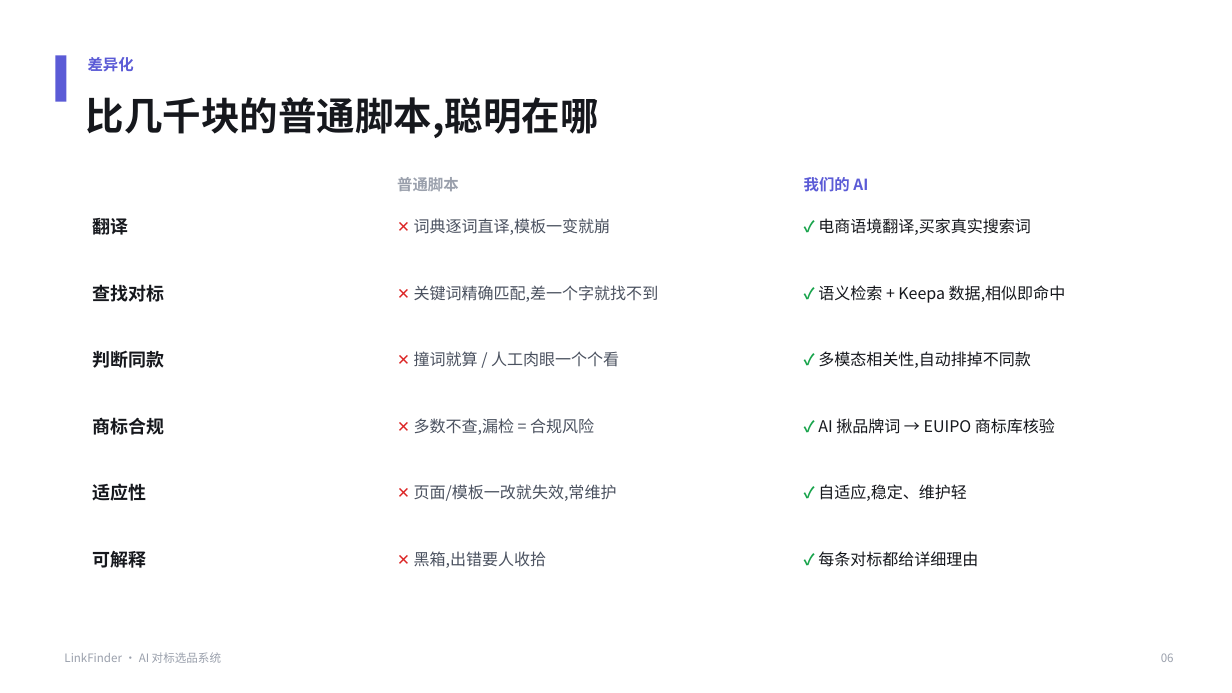
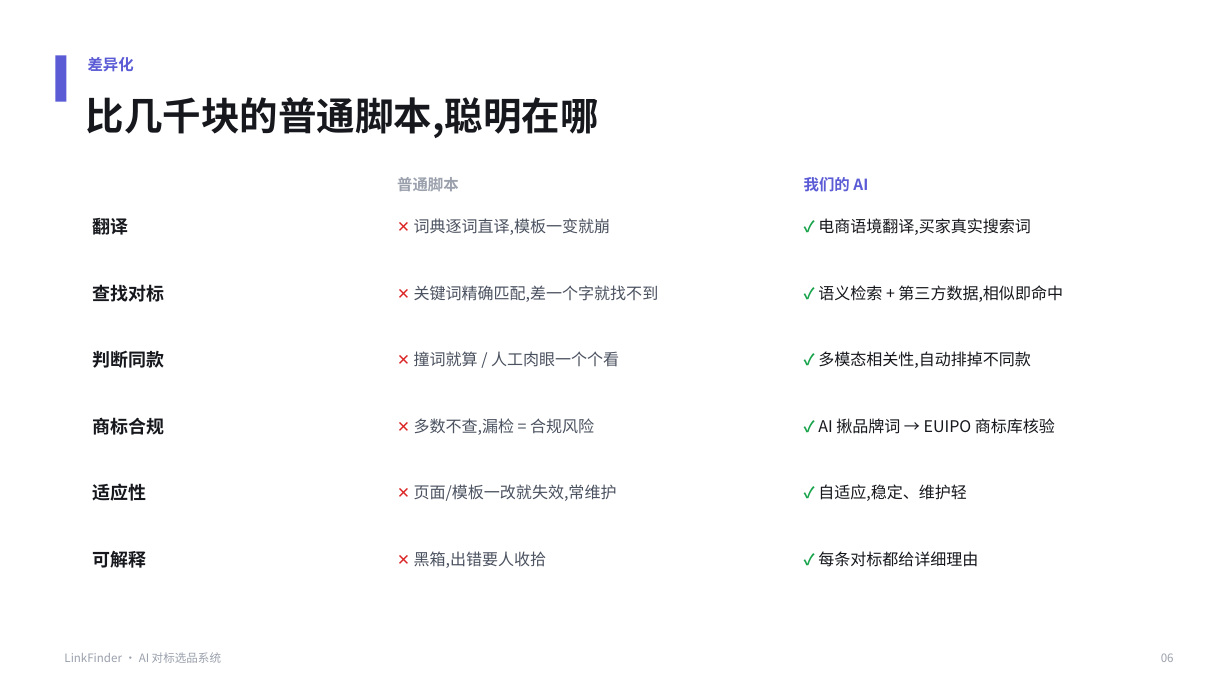
Before and after one commit to Rayyyyy1202/New_ENV, a slide deck: slide 6 of 销售PPT-Amazon对标选品系统.pptx. Drawn at 1232x693 pixels with LibreOffice and Linux fonts; fonts in the diff are those of the drawing. Boxes give left, top, right and bottom in pixels: in the first picture for what was removed or moved away, otherwise in the second. Text is boxed around its words. In the diff, an @@ line names an element or a change of style, - is before the commit and + after.

```diff
--- a/销售PPT-Amazon对标选品系统.pptx
+++ b/销售PPT-Amazon对标选品系统.pptx
@@ text at [818, 285, 1063, 302]: text changed @@
-✓ 语义检索 + Keepa 数据,相似即命中
+✓ 语义检索 + 第三方数据,相似即命中
```
Also in this commit, not shown: 7 other slides changed, 4 other files.
